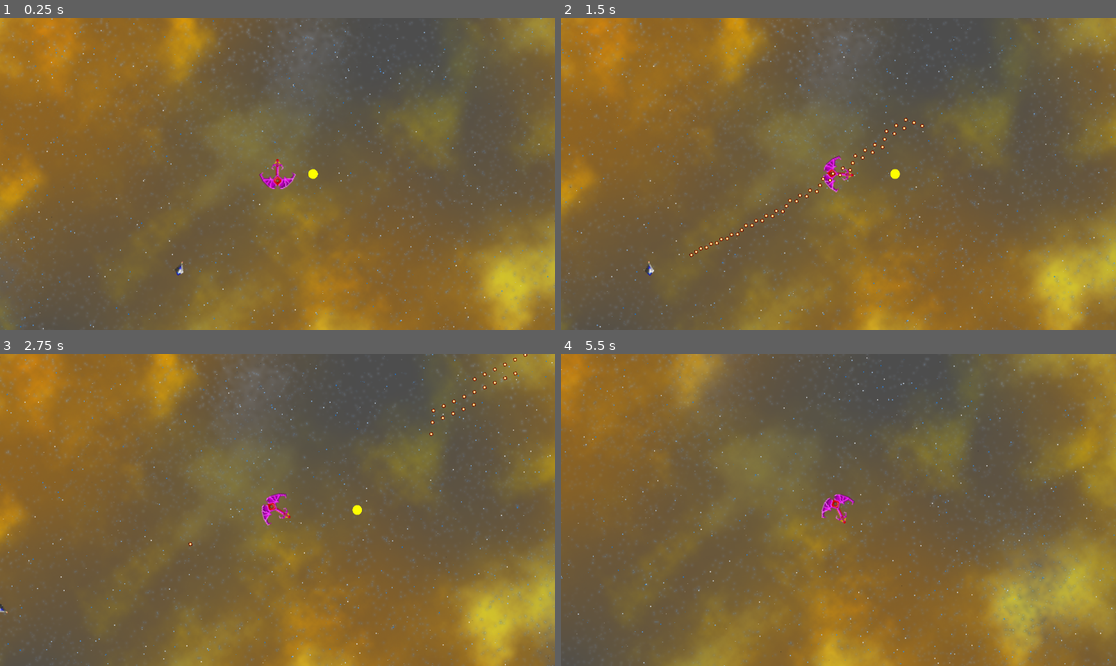
Above: before the commit, frames 1-4 (two rows, left to right).
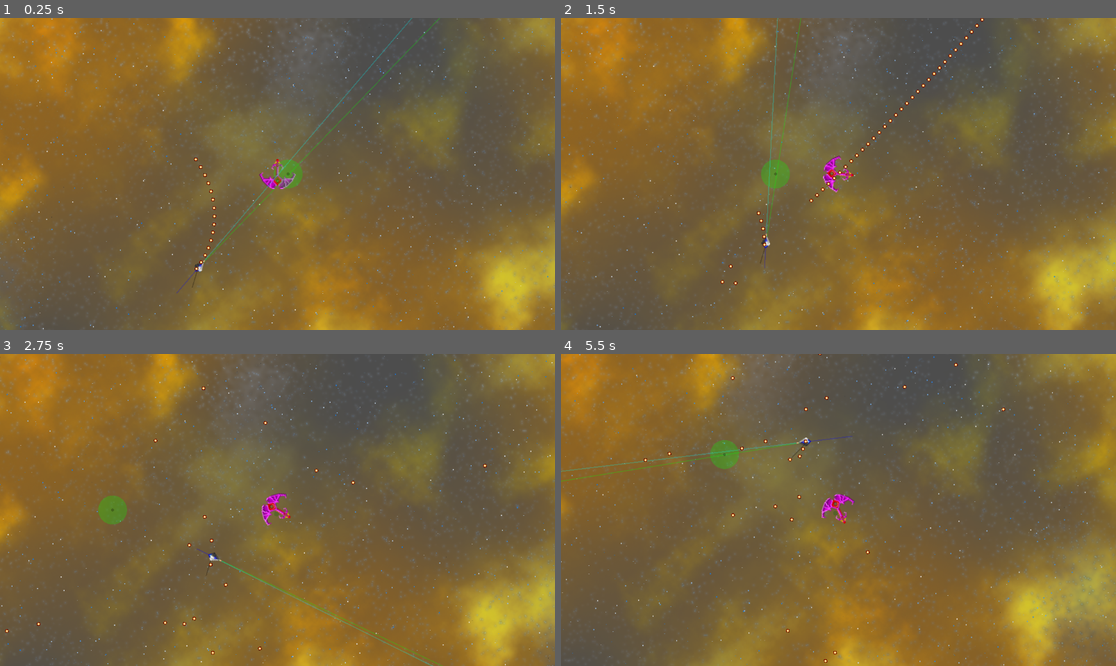
Above: after the commit, the same moments.

Repository: jorisvddonk/after-the-doctrinal-conflict
Game: Godot game, scene res://main.tscn
Same seed, same stepped clock (60 frames per second), same inputs: the game is played once before the commit and once after it.
Inputs:
- Up to frame 1 (0.25 s): no input
- Up to frame 2 (1.5 s): tap Enter at 0.5, 1.35 s; hold D 0.53-1.28 s; hold Enter 0.53-1.28 s; tap Space at 0.77 s; hold A from 1.28 s (still down)
- Up to frame 3 (2.75 s): tap Space at 1.52 s; release A at 2.03 s; hold D from 2.03 s (still down); hold Enter from 2.03 s (still down)
- Up to frame 4 (5.5 s): release D at 2.78 s; release Enter at 2.78 s; hold W 2.78-3.53 s; tap Enter at 2.85, 4.35 s; tap Space at 3.02, 3.77, 4.52 s; hold Enter 3.53-4.28 s; hold A from 3.53 s (still down); hold Enter from 5.03 s (still down)

The runs differ from the first frame. In frame 1, 0.9% of the frame differs, in the area x 31-80%, y 0-89%; in frame 2, 1.3%; in frame 3, 1.0%; in frame 4, 7.9%, in the area x 0-100%, y 0-100%.

Commit message:
improved ship AI quite a bit

Diff:
--- a/src/Ship3.gd
+++ b/src/Ship3.gd
@@ -3,19 +3,25 @@
 signal shoot
 
 var Bullet = load("res://Bullet.tscn")
+var PIDController = load("res://PIDController.gd")
 
+var distancePID = PIDController.new(-0.45, -0.2, -80, -10, 10, -10, 10)
 const OFFSET_ALLOWED = 0.0872664626 # 5 degrees
 const SHOOT_OFFSET_ALLOWED = OFFSET_ALLOWED * 0.1
-const SHOT_BASE_SPEED = 700
 
-var velocity = Vector2(0,0)
+@export var velocity = Vector2(150,0)
 @export var acceleration = 230
-@export var rotationSpeed = 0.007
+@export var rotationSpeed = 0.015
 @export var maxSpeed = 300
+@export var showDebugInfo = false
+@export var shootBaseSpeed = 1000
 
 var P1
 var P2
 var intercepting
+var selfShootVec
+var selfRelShootVec
+var targetRelVec
 
 func _ready():
 	pass
@@ -23,7 +29,12 @@
 # Called every frame. 'delta' is the elapsed time since the previous frame.
 func _process(delta):
 	var target : Node2D = self.owner.get_node("PlayerShip")
-	var possible_bullet_velocity = velocity.length() + SHOT_BASE_SPEED
+	var tgtError = target.position - position
+	distancePID.setError(tgtError.length())
+	distancePID.step()
+	var isFacingTarget = position.direction_to(target.position).dot(Vector2.UP.rotated(rotation)) > 0.5
+
+
 
 	# Determine if we need to lead our shot more, or lag our shot more:
 	# Take our current "shooting angle" as an infinite line, and intersect it with the target ship's motion vector. This is point P1
@@ -33,12 +44,14 @@
 	# Calculate the distance between the target and P1 (DPT1), and the distance between the target and P2 (DPT2).
 	# If DPT1 > DPT2, our shot is 'leading'
 	# If DPT2 > DPT1, our shot is 'trailing' (lagging)
-	# When leading, we need to rotate towards target.
-	# When lagging, we need to rotate away from target.
+	# Regardless of leading of ladding, we turn towards P2.
 
-	var selfShootVec = Vector2(0, -possible_bullet_velocity).rotated(rotation)
+	#var selfShootVec = Vector2(0, -(velocity.length() + shootBaseSpeed)).rotated(rotation)
 	var targetPos = target.position
 	var targetVec = target.velocity
+	targetRelVec = target.velocity - velocity
+	selfShootVec = targetVec * 1 + (Vector2(0, -shootBaseSpeed).rotated(rotation))
+	selfRelShootVec = targetRelVec * 1 + (Vector2(0, -shootBaseSpeed).rotated(rotation))
 	var is_truly_stationary = false
 
 	if targetVec.length() == 0:
@@ -48,43 +61,45 @@
 	P1 = self.intersect(position, selfShootVec, targetPos, targetVec)
 	if P1 != null:
 		intercepting = false
-		var secondsUntilShotAtP1 = (P1 - position).length() / possible_bullet_velocity # we can only do this because we know P1 is on our shoot vector
-		var P2_rel = (targetVec * secondsUntilShotAtP1) # P2, but relative to the target ship's own center (as origin)
+		var secondsUntilShotAtP1 = (P1 - position).length() / selfShootVec.length() # we can only do this because we know P1 is on our shoot vector
+		var P2_rel = (targetRelVec * secondsUntilShotAtP1) # P2, but relative to the target ship's own center (as origin)
 		P2 = P2_rel + targetPos
 		var DPT1 = (P1 - targetPos).length()
 		var DPT2 = (P2 - targetPos).length()
-		if DPT2 > DPT1:
-				print("lagging, rotate away from target")
-				self.turn_to(targetPos, -1)
-		if DPT1 > DPT2:
-				print("leading, rotate towards target")
-				self.turn_to(targetPos, 1)
-		var z = abs(DPT1 - DPT2)
-		if z < 80:
-			emit_signal("shoot", SHOT_BASE_SPEED, P1)
+		var z = abs((P1 - P2).length())
+		if z < 300: # TODO: also shoot if the current shoot vector intersects with the target ship AND the shoot vector and this ship's rotation vector are very close to each other
+			emit_signal("shoot", shootBaseSpeed, null)
+			self.turn_to(P2, 1)
+		else:
+			self.turn_to(P2, 1)
 
 	else:
 		P2 = null
 		intercepting = true
 		# just turn towards the player so we get a better angle on them...
 		# use the interception function!
-		var targetIntercept = self.intercept(position, possible_bullet_velocity, targetPos, targetVec)
+		var targetIntercept = self.intercept(position, selfShootVec.length(), targetPos, targetVec)
 		P1 = targetIntercept
 		self.turn_to(targetIntercept, 1)
 
-	# TODO: thrust....
+	if isFacingTarget && distancePID.getError() < -70:
+		#pass
+		#print("thrust")
+		self.thrust(1, delta)
 
+	position += velocity * delta
 	queue_redraw() # redraw
 
 func turn_to(targetPos, angle_mod):
 		var turn_angle = Vector2.UP.rotated(rotation).angle_to(targetPos - self.position)
 		var turn_angle_c = clamp(turn_angle, -PI * rotationSpeed, PI * rotationSpeed) as float
 		if !is_nan(turn_angle):
+			print(turn_angle_c)
 			rotation += turn_angle_c * angle_mod
 
 func intersect(pos1, vec1, pos3, vec3):
-	var pos2 = pos1 + (vec1.normalized() * 1000)
-	var pos4 = pos3 + (vec3.normalized() * 1000)
+	var pos2 = pos1 + (vec1.normalized() * 1)
+	var pos4 = pos3 + (vec3.normalized() * 1)
 	var x1 = pos1.x
 	var y1 = pos1.y
 	var x2 = pos2.x
@@ -105,8 +120,8 @@
 	var ua = ((x4 - x3) * (y1 - y3) - (y4 - y3) * (x1 - x3)) / denominator
 	var ub = ((x2 - x1) * (y1 - y3) - (y2 - y1) * (x1 - x3)) / denominator
 
-	if (ua < 0 || ua > 1 || ub < 0 || ub > 1):
-		return null # line is outside of the line segments defined by pos1-pos2 and pos3-pos4
+	#if (ua < 0 || ua > 1 || ub < 0 || ub > 1):
+	#	return null # line is outside of the line segments defined by pos1-pos2 and pos3-pos4
 
 	return Vector2(x1 + ua * (x2 - x1), y1 + ua * (y2 - y1))
 
@@ -118,15 +133,22 @@
 	rotation += clamp(angle, -PI * rotationSpeed, PI * rotationSpeed) as float
 
 func _draw():
-	var inv = get_global_transform().inverse()
-	#if thrust_vec != null:
-#		draw_set_transform(Vector2.ZERO, inv.get_rotation(), Vector2.ONE) # undo global rotation
-#		draw_line(Vector2.ZERO, thrust_vec, Color.BLUE, 2.0)
-	if P1 != null:
-		draw_set_transform(inv.origin, inv.get_rotation(), Vector2.ONE) # undo global rotation and position
-		draw_circle(P1, 10, Color.YELLOW if intercepting else Color.GREEN)
-		if P2 != null:
-			draw_circle(P2, 5, Color.GREEN)
+	if showDebugInfo:
+		var inv = get_global_transform().inverse()
+		if selfShootVec != null:
+			draw_set_transform(Vector2.ZERO, inv.get_rotation(), Vector2.ONE) # undo global rotation
+			draw_line(Vector2.ZERO, selfShootVec, Color(0,1,0,0.25), 2.0)
+		if P1 != null:
+			draw_set_transform(inv.origin, inv.get_rotation(), Vector2.ONE) # undo global rotation and position
+			draw_circle(P1, 30, Color.YELLOW if intercepting else Color(0,1,0,0.25))
+			if P2 != null:
+				draw_circle(P2, 5, Color(0, 0.4, 0, 0.25))
+				draw_circle(P1, 3, Color(0, 0, 0, 0.25))
+		if selfShootVec != null:
+			draw_set_transform(Vector2.ZERO, inv.get_rotation(), Vector2.ONE) # undo global rotation
+			draw_line(Vector2.ZERO, Vector2.UP.rotated(rotation) * 1000, Color(0, 1, 1, 0.25), 2.0)
+			draw_line(Vector2.ZERO, targetRelVec, Color(0, 0, 0, 0.25), 2.0)
+			draw_line(Vector2.ZERO, Vector2.UP.rotated(rotation) * distancePID.getError(), Color(0, 0, 1, 0.25), 2.0)
 
 func intercept(shooter: Vector2, bullet_speed: float, target: Vector2, target_velocity: Vector2):
 	var displacement = shooter - target
--- a/src/main.tscn
+++ b/src/main.tscn
@@ -11,6 +11,8 @@
 position = Vector2(267, 197)
 scale = Vector2(2, 2)
 velocity = Vector2(150, 0)
+maxSpeed = 150
 
 [node name="Ship3" parent="." instance=ExtResource("5_6nvvg")]
 position = Vector2(100, 400)
+showDebugInfo = true
